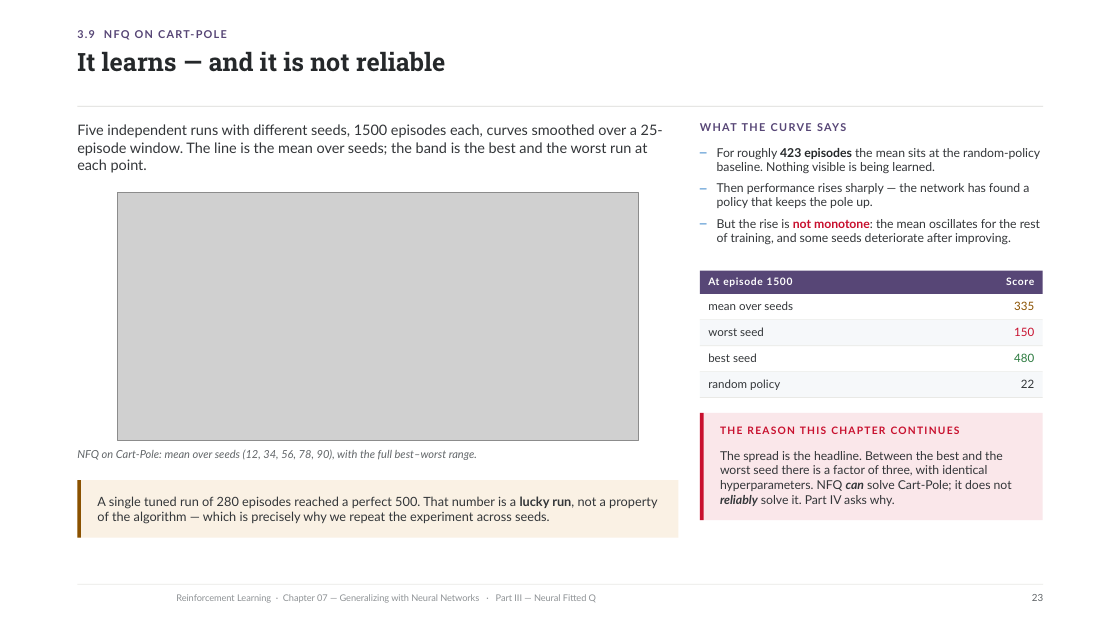
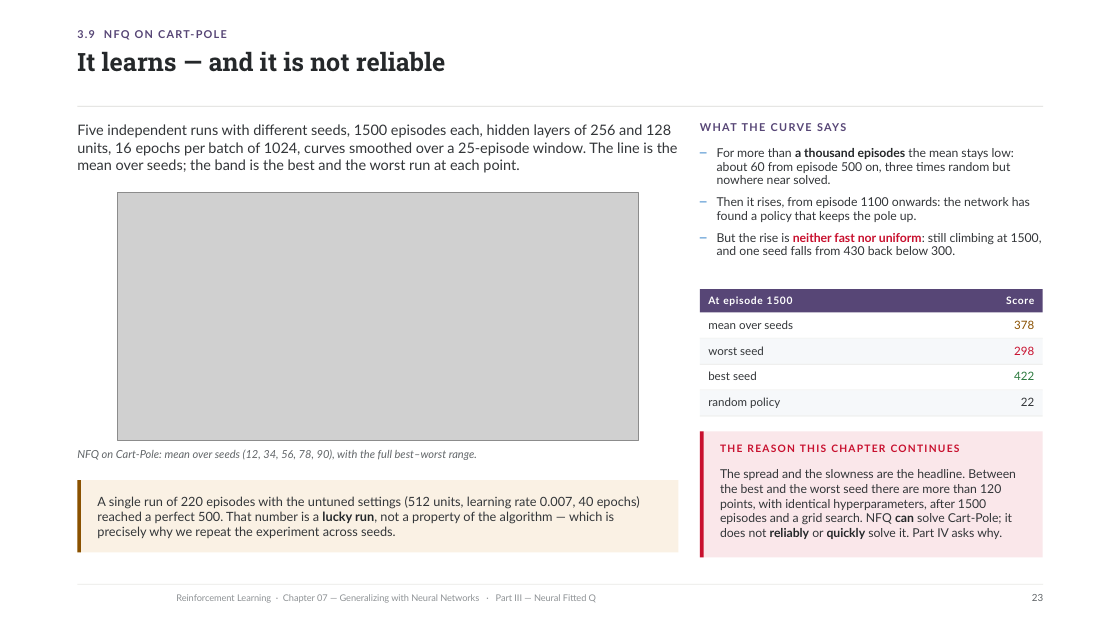
Before and after one commit to riccardoberta/reinforcement-learning, a slide deck: slide 23 of 07 - Generalizing with Neural Networks/slides.pptx. Drawn at 1120x630 pixels with LibreOffice and Linux fonts; fonts in the diff are those of the drawing; grey boxes stand for pictures; background and template pictures are left out. Boxes give left, top, right and bottom in pixels: in the first picture for what was removed or moved away, otherwise in the second. Text is boxed around its words. In the diff, an @@ line names an element or a change of style, - is before the commit and + after.

```diff
--- a/07 - Generalizing with Neural Networks/slides.pptx
+++ b/07 - Generalizing with Neural Networks/slides.pptx
@@ text at (77,124,678,173): text changed @@
-Five independent runs with different seeds, 1500 episodes each, curves smoothed over a 25-episode window. The line is the mean over seeds; the band is the best and the worst run at each point.
+Five independent runs with different seeds, 1500 episodes each, hidden layers of 256 and 128 units, 16 epochs per batch of 1024, curves smoothed over a 25-episode window. The line is the mean over seeds; the band is the best and the worst run at each point.
@@ text at (717,148,1042,255): text changed @@
-– For roughly 423 episodes the mean sits at the random-policy baseline. Nothing visible is being learned.
-– Then performance rises sharply — the network has found a policy that keeps the pole up.
-– But the rise is not monotone: the mean oscillates for the rest of training, and some seeds deteriorate after improving.
+– For more than a thousand episodes the mean stays low: about 60 from episode 500 on, three times random but nowhere near solved.
+– Then it rises, from episode 1100 onwards: the network has found a policy that keeps the pole up.
+– But the rise is neither fast nor uniform: still climbing at 1500, and one seed falls from 430 back below 300.
@@ text at (1014,320,1034,329): text changed @@
-335
+378
@@ text at (1014,346,1034,355): text changed @@
-150
+298
@@ text at (1014,371,1034,380): text changed @@
-480
+422
@@ 8 texts, 7 rectangles: place and size @@
-8 texts, 7 rectangles at (700,271,1043,434)
+8 texts, 7 rectangles at (700,289,1043,452)
@@ rectangle: place and size @@
-rectangle at (700,413,1043,520)
+rectangle at (700,431,1043,557)
@@ rectangle: place and size @@
-rectangle at (700,413,703,520)
+rectangle at (700,431,703,557)
@@ text at (720,469,1016,539): text changed @@
-The spread is the headline. Between the best and the worst seed there is a factor of three, with identical hyperparameters. NFQ can solve Cart-Pole; it does not reliably solve it. Part IV asks why.
+The spread and the slowness are the headline. Between the best and the worst seed there are more than 120 points, with identical hyperparameters, after 1500 episodes and a grid search. NFQ can solve Cart-Pole; it does not reliably or quickly solve it. Part IV asks why.
@@ rectangle: place and size @@
-rectangle at (77,481,679,538)
+rectangle at (77,481,679,553)
@@ rectangle: place and size @@
-rectangle at (77,481,81,538)
+rectangle at (77,481,81,553)
@@ text at (97,496,640,538): text changed @@
-A single tuned run of 280 episodes reached a perfect 500. That number is a lucky run, not a property of the algorithm — which is precisely why we repeat the experiment across seeds.
+A single run of 220 episodes with the untuned settings (512 units, learning rate 0.007, 40 epochs) reached a perfect 500. That number is a lucky run, not a property of the algorithm — which is precisely why we repeat the experiment across seeds.
```
Also in this commit, not shown: 23 other slides changed, 4 slides added, 14 other files.
